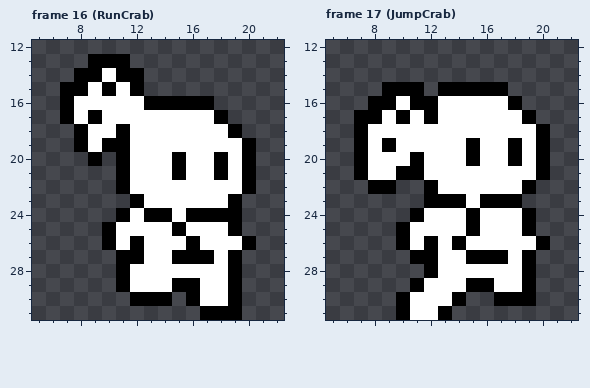
File history of a pixel-art file, plaer_v2.aseprite. The picture above is the old version.
32x32 pixels, 20 frames. Shown: frame 16 (RunCrab): x 5..22, y 12..31; frame 17 (JumpCrab): x 5..22, y 12..31.
After the commit:
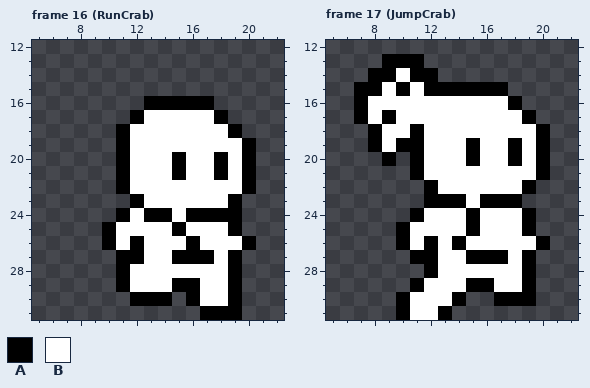
Palette (. is transparent): A #000000  B #ffffff
What changed:
Frame 16 (RunCrab), layer "Crab":
Colour A replaces colour B in row 17 at x 12.
The edit erases colour A in row 13 at x 9 to 11; in row 14 at x 8 to 9 and 11 to 12; in row 15 at x 7 to 8, 10 and 12; in row 16 at x 7; in row 17 at x 7 and 9; in row 18 at x 8.
The edit erases colour A in row 19 at x 8 and 10; in row 20 at x 9.
The edit erases colour B in row 14 at x 10; in row 15 at x 9 and 11; in row 16 at x 8 to 12; in row 17 at x 8 and 10 to 11; in row 18 at x 9 to 10; in row 19 at x 9.
Frame 17 (JumpCrab), layer "Crab":
Colour A is added in row 13 at x 9 to 11; in row 14 at x 8 to 9 and 11 to 12; in row 15 at x 7 to 8 and 12; in row 16 at x 7.
Colour A replaces colour B in row 17 at x 9; in row 18 at x 8 and 11; in row 19 at x 8 and 10 to 11; in row 20 at x 9.
Colour B is added in row 14 at x 10.
Colour B replaces colour A in row 15 at x 9 and 11; in row 16 at x 8 to 9 and 11 to 12; in row 17 at x 8, 10 and 12; in row 19 at x 9.
The edit erases colour A in rows 18 to 20 at x 7; in row 21 at x 7 and 10; in row 22 at x 8 to 9.
The edit erases colour B in row 20 at x 8 and 10; in row 21 at x 8 to 9.
Boxes around the changes in both pictures, in picture pixels (x1, y1, x2, y2):
changed: (60, 54, 144, 166)
changed: (354, 54, 438, 194)
